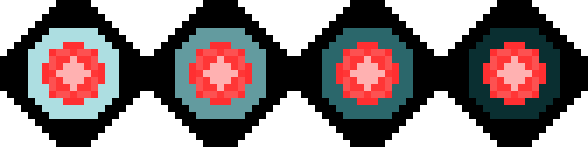
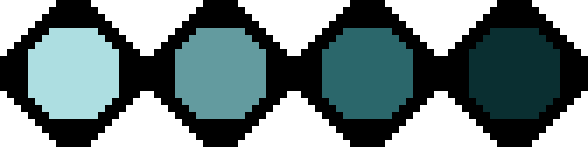
Layer changes from the first 588x147 image to the second:
painted on "Fundo" over 42, 42, 546, 105
